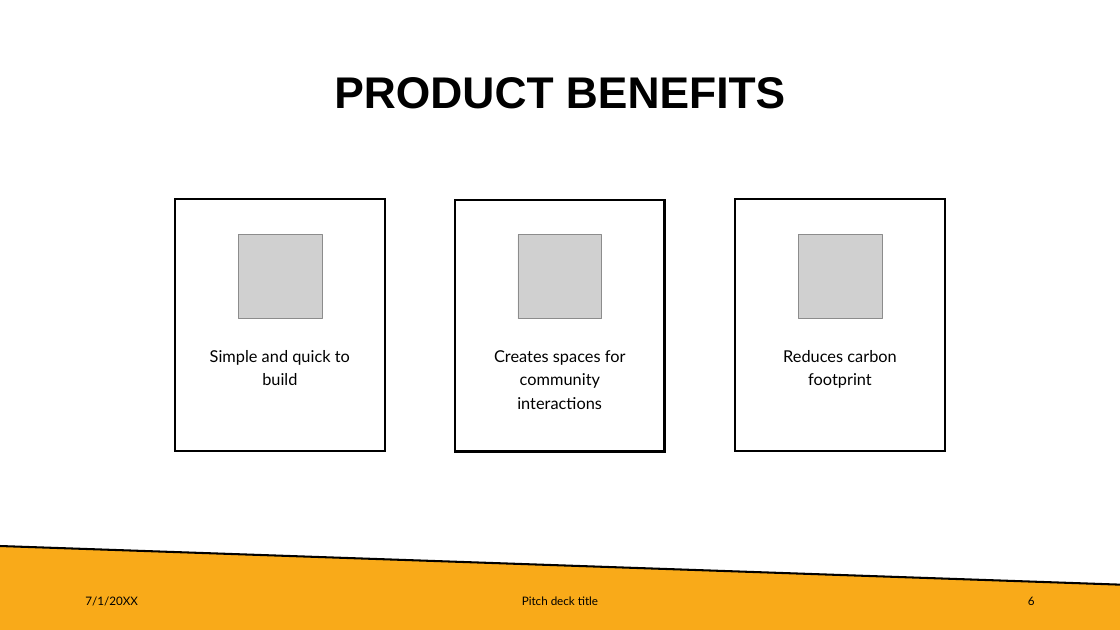
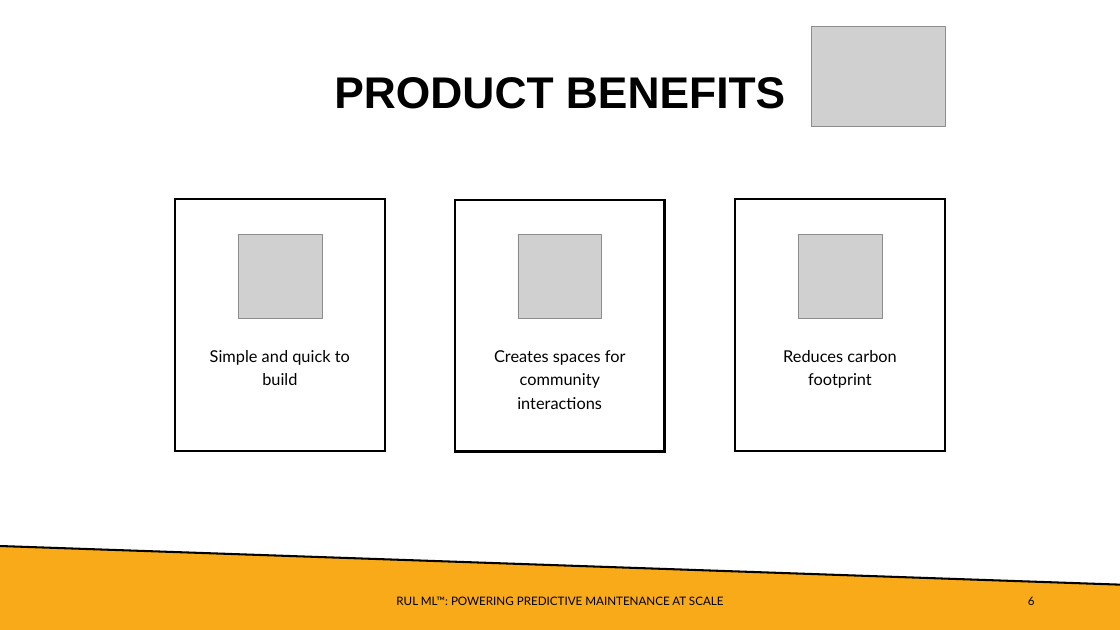
Before and after one commit to ddealwis09/Remaining_Useful_Life, a slide deck: slide 6 of docs/FourthBrain Capstone Demo Day Deck.pptx. Drawn at 1120x630 pixels with LibreOffice and Linux fonts; fonts in the diff are those of the drawing; grey boxes stand for pictures. Boxes give left, top, right and bottom in pixels: in the first picture for what was removed or moved away, otherwise in the second. Text is boxed around its words. In the diff, an @@ line names an element or a change of style, - is before the commit and + after.

```diff
--- a/docs/FourthBrain Capstone Demo Day Deck.pptx
+++ b/docs/FourthBrain Capstone Demo Day Deck.pptx
@@ picture added at [812, 26, 945, 127] @@
@@ text removed at [85, 596, 138, 606] @@
-7/1/20XX
@@ text at [396, 596, 724, 605]: text changed @@
-Pitch deck title
+RUL ML™: POWERING PREDICTIVE MAINTENANCE AT SCALE
```
Also in this commit, not shown: 12 other slides changed, 3 slides added, 7 slides removed, 1 other file.
